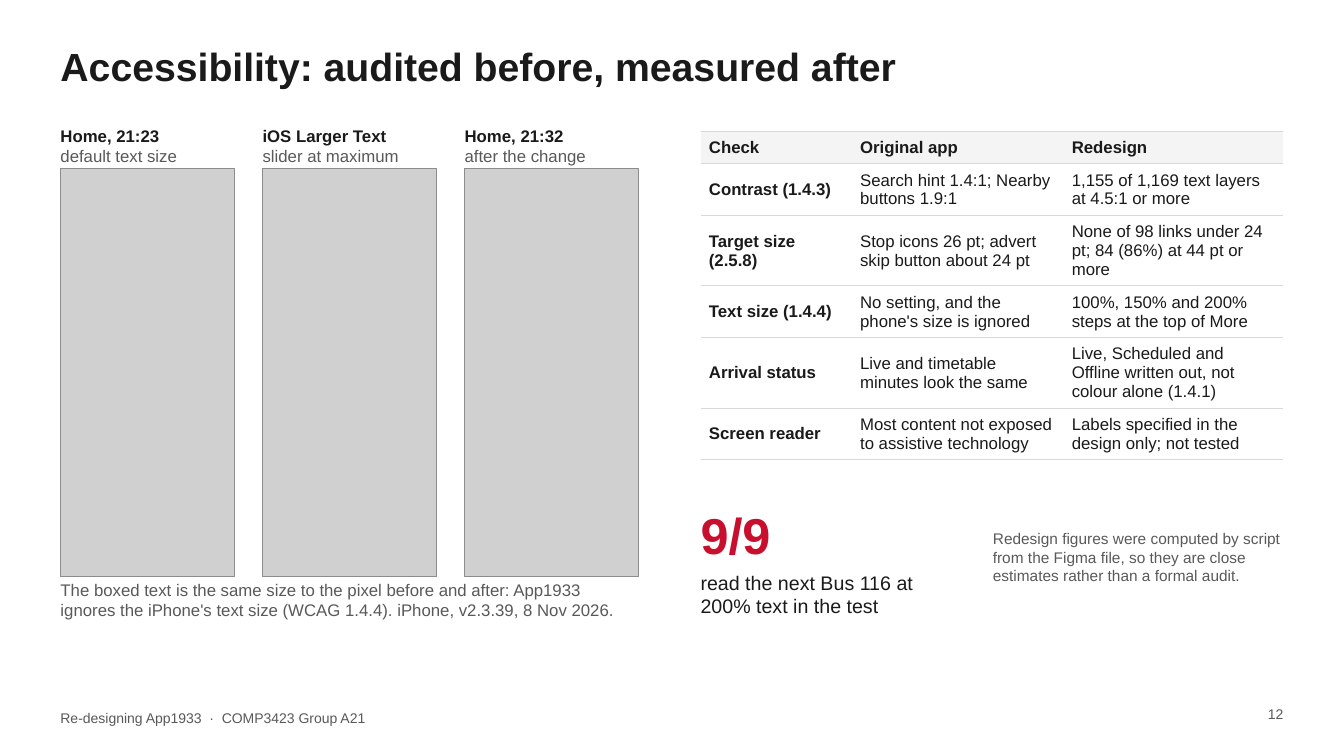
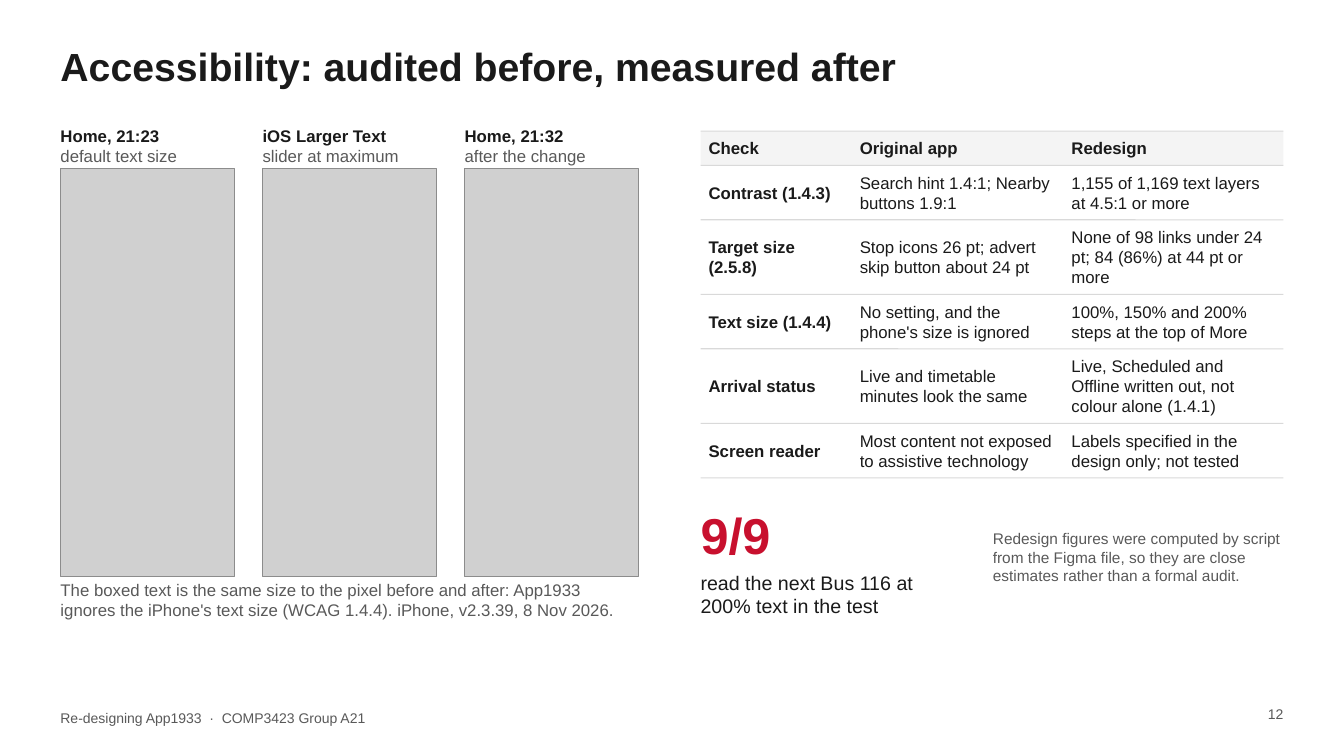
Before and after one commit to HaochenFa/COMP3423-HCI, a slide deck: slide 12 of slides/COMP3423_App1933_Presentation.pptx. Drawn at 1344x756 pixels with LibreOffice and Linux fonts; fonts in the diff are those of the drawing; grey boxes stand for pictures. Boxes give left, top, right and bottom in pixels: in the first picture for what was removed or moved away, otherwise in the second. Text is boxed around its words. In the diff, an @@ line names an element or a change of style, - is before the commit and + after.

```diff
--- a/slides/COMP3423_App1933_Presentation.pptx
+++ b/slides/COMP3423_App1933_Presentation.pptx
@@ table removed at box(701, 131, 1284, 457), 6 rows, 3 columns @@
-Check | Original app | Redesign
-Contrast (1.4.3) | Search hint 1.4:1; Nearby buttons 1.9:1 | 1,155 of 1,169 text layers at 4.5:1 or more
-Target size (2.5.8) | Stop icons 26 pt; advert skip button about 24 pt | None of 98 links under 24 pt; 84 (86%) at 44 pt or more
-Text size (1.4.4) | No setting, and the phone's size is ignored | 100%, 150% and 200% steps at the top of More
-Arrival status | Live and timetable minutes look the same | Live, Scheduled and Offline written out, not colour alone (1.4.1)
-Screen reader | Most content not exposed to assistive technology | Labels specified in the design only; not tested
@@ rectangle added at box(701, 131, 1284, 165), fill #F4F4F4 @@
@@ line added from (701, 165) to (1284, 165), #D9D9D9 0.75 pt @@
@@ text added at box(860, 177, 1050, 209), 12 pt, text #1A1A1A @@
+Search hint 1.4:1; Nearby buttons 1.9:1
@@ text added at box(1071, 177, 1260, 209), 12 pt, text #1A1A1A @@
+1,155 of 1,169 text layers at 4.5:1 or more
@@ text added at box(709, 187, 830, 203), 12 pt, text #1A1A1A, bold @@
+Contrast (1.4.3)
@@ line added from (701, 220) to (1284, 220), #D9D9D9 0.75 pt @@
@@ text added at box(1071, 231, 1263, 283), 12 pt, text #1A1A1A @@
+None of 98 links under 24 pt; 84 (86%) at 44 pt or more
@@ text added at box(709, 241, 795, 277), 12 pt, text #1A1A1A, bold @@
+Target size (2.5.8)
@@ text added at box(860, 241, 1036, 277), 12 pt, text #1A1A1A @@
+Stop icons 26 pt; advert skip button about 24 pt
@@ line added from (701, 294) to (1284, 294), #D9D9D9 0.75 pt @@
@@ text added at box(709, 316, 831, 332), 12 pt, text #1A1A1A, bold @@
+Text size (1.4.4)
@@ text added at box(860, 306, 1030, 342), 12 pt, text #1A1A1A @@
+No setting, and the phone's size is ignored
@@ text added at box(1071, 306, 1247, 342), 12 pt, text #1A1A1A @@
+100%, 150% and 200% steps at the top of More
@@ line added from (701, 349) to (1284, 349), #D9D9D9 0.75 pt @@
@@ text added at box(709, 380, 815, 392), 12 pt, text #1A1A1A, bold @@
+Arrival status
@@ text added at box(860, 370, 1027, 402), 12 pt, text #1A1A1A @@
+Live and timetable minutes look the same
@@ text added at box(1071, 360, 1234, 416), 12 pt, text #1A1A1A @@
+Live, Scheduled and Offline written out, not colour alone (1.4.1)
@@ line added from (701, 423) to (1284, 423), #D9D9D9 0.75 pt @@
@@ text added at box(709, 445, 820, 457), 12 pt, text #1A1A1A, bold @@
+Screen reader
@@ text added at box(860, 435, 1051, 471), 12 pt, text #1A1A1A @@
+Most content not exposed to assistive technology
@@ text added at box(1071, 435, 1240, 471), 12 pt, text #1A1A1A @@
+Labels specified in the design only; not tested
@@ line added from (701, 478) to (1284, 478), #D9D9D9 0.75 pt @@
```
Also in this commit, not shown: 8 other slides changed, 2 other files.
